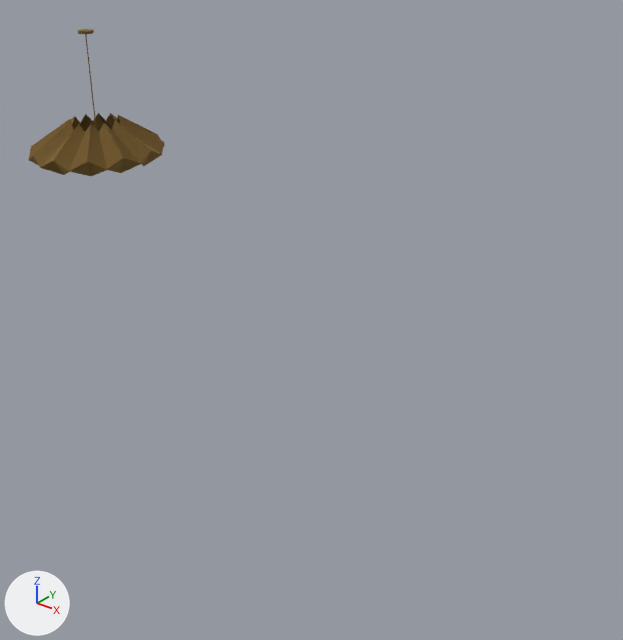
A saved change to the glTF model dataset/109a8e42-f7d7-4893-8262-f2030072b760_LivingRoom-38165/visible_furniture/Pendant_Lamp_28cfdbc7-09ba-5ffa-9356-08d0dca82a47.glb.
Rendered twice from a 50 mm lens placed at (1.44, -3.91, 3.64), pointed at (-1.72, 0.04, 1.19). Every picture has the same lights, and +X, +Y and +Z are marked at lower left. The first picture is the older version. Where no turn or scale is listed for an object, it has been applied to the vertices. Vertices at exactly the same position are counted once.

In view in the first picture: 'raw_model.obj'.
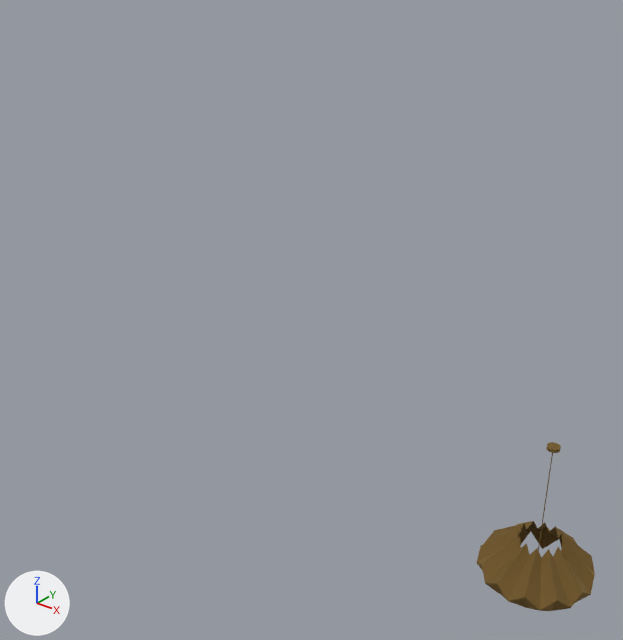
Patch to the scene script:
```diff
--- a/dataset/109a8e42-f7d7-4893-8262-f2030072b760_LivingRoom-38165/visible_furniture/Pendant_Lamp_28cfdbc7-09ba-5ffa-9356-08d0dca82a47.glb.py
+++ b/dataset/109a8e42-f7d7-4893-8262-f2030072b760_LivingRoom-38165/visible_furniture/Pendant_Lamp_28cfdbc7-09ba-5ffa-9356-08d0dca82a47.glb.py
@@ me_raw_model_obj @@
-me_raw_model_obj.from_pydata(...)  # 1611 vertices, 2970 faces; spans x -4.179..-3.238, y -0.494..0.52, z 1.87..2.833
+me_raw_model_obj.from_pydata(...)  # 1620 vertices, 2982 faces; spans x -0.34..0.34, y -0.34..0.34, z 0.0..0.964
+# me_raw_model_obj part 1: the loose piece of 40 vertices spanning x -3.706..-3.699, y 0.006..0.014, z 2.094..2.813 is scaled about its middle by (0.723, 0.671, 1), then moved by (3.707, -0.012, -1.87)
+# me_raw_model_obj part 2: the loose piece of 192 vertices spanning x -3.751..-3.65, y -0.043..0.066, z 2.813..2.833 is scaled about its middle by (0.723, 0.671, 1), then moved by (3.706, -0.012, -1.87)
+# me_raw_model_obj part 3: the loose piece of 8 vertices spanning x -3.578..-3.301, y 0.103..0.365, z 1.968..2.226 is scaled about its middle by (0.723, 0.671, 1), then moved by (3.634, -0.085, -1.87)
+# me_raw_model_obj part 4: the loose piece of 19 vertices spanning x -3.655..-3.378, y 0.138..0.49, z 1.906..2.226 is scaled about its middle by (0.723, 0.671, 1), then moved by (3.655, -0.112, -1.87)
+# me_raw_model_obj part 5: the loose piece of 28 vertices spanning x -4.147..-3.744, y 0.055..0.486, z 1.968..2.226 is scaled about its middle by (0.723, 0.671, 1), then moved by (3.774, -0.098, -1.87)
+# me_raw_model_obj part 6: the loose piece of 8 vertices spanning x -4.179..-3.865, y -0.129..0.013, z 1.968..2.226 is scaled about its middle by (0.723, 0.671, 1), then moved by (3.795, 0.011, -1.87)
+# me_raw_model_obj part 7: the loose piece of 12 vertices spanning x -4.143..-3.853, y -0.334..-0.041, z 1.906..2.226 is scaled about its middle by (0.723, 0.671, 1), then moved by (3.788, 0.053, -1.87)
+# me_raw_model_obj part 8: the loose piece of 6 vertices spanning x -3.943..-3.801, y 0.394..0.486, z 1.906..2.033 is scaled about its middle by (0.723, 0.671, 1), then moved by (3.754, -0.153, -1.87)
+# me_raw_model_obj part 9: the loose piece of 6 vertices spanning x -3.826..-3.708, y 0.394..0.52, z 1.906..2.033 is scaled about its middle by (0.723, 0.671, 1), then moved by (3.724, -0.159, -1.87)
+# me_raw_model_obj part 10: the loose piece of 16 vertices spanning x -4.03..-3.744, y -0.46..-0.123, z 1.906..2.226 is scaled about its middle by (0.723, 0.671, 1), then moved by (3.758, 0.087, -1.87)
+# me_raw_model_obj part 11: the loose piece of 6 vertices spanning x -3.943..-3.802, y -0.46..-0.375, z 1.906..2.033 is scaled about its middle by (0.723, 0.671, 1), then moved by (3.754, 0.129, -1.87)
+# me_raw_model_obj part 12: the loose piece of 11 vertices spanning x -3.61..-3.387, y -0.46..-0.28, z 1.906..2.033 is scaled about its middle by (0.723, 0.671, 1), then moved by (3.65, 0.113, -1.87)
+# me_raw_model_obj part 13: the loose piece of 8 vertices spanning x -3.655..-3.473, y -0.46..-0.158, z 1.968..2.226 is scaled about its middle by (0.723, 0.671, 1), then moved by (3.668, 0.093, -1.87)
+# me_raw_model_obj part 14: the loose piece of 8 vertices spanning x -3.534..-3.238, y 0.007..0.14, z 1.968..2.226 is scaled about its middle by (0.723, 0.671, 1), then moved by (3.619, -0.033, -1.87)
+# me_raw_model_obj part 15: the loose piece of 8 vertices spanning x -3.546..-3.269, y 0.055..0.266, z 1.968..2.226 is scaled about its middle by (0.723, 0.671, 1), then moved by (3.625, -0.061, -1.87)
+# me_raw_model_obj part 16: the loose piece of 18 vertices spanning x -3.611..-3.301, y -0.426..-0.088, z 1.906..2.226 is scaled about its middle by (0.723, 0.671, 1), then moved by (3.638, 0.076, -1.87)
+# me_raw_model_obj part 17: the loose piece of 8 vertices spanning x -3.546..-3.269, y -0.241..-0.041, z 1.968..2.226 is scaled about its middle by (0.723, 0.671, 1), then moved by (3.625, 0.038, -1.87)
+# me_raw_model_obj part 18: the loose piece of 12 vertices spanning x -3.534..-3.238, y -0.114..0.013, z 1.906..2.226 is scaled about its middle by (0.723, 0.671, 1), then moved by (3.619, 0.008, -1.87)
+# me_raw_model_obj part 19: 12 loose pieces with 438 vertices, spanning x -4.179..-3.238, y -0.494..0.52, z 1.87..2.226, are deleted
+# me_raw_model_obj part 20: 429 vertices added at x -0.34..0.088, y -0.34..0.34, z 0.0..0.357
+# other edits to the shape of me_raw_model_obj do not show in these pictures
 me_raw_model_obj.materials.append(mat_material_0)
```

Location of each change, (x1, y1, x2, y2) in pixels of the pictures (623 x 640 px; the box of a moved part takes in the faces that stretch with it):
'raw_model.obj', reshaped (13% narrower, 15% taller)
    before: (28, 29, 165, 176)
    after: (476, 442, 595, 611)
part 1 of me_raw_model_obj, moved or reshaped
    before: (85, 34, 97, 130)
    after: (538, 453, 553, 551)
part 2 of me_raw_model_obj, moved or reshaped
    before: (78, 29, 94, 34)
    after: (546, 442, 561, 453)
part 3 of me_raw_model_obj, moved or reshaped
    before: (120, 118, 164, 154)
    after: (562, 534, 595, 574)
part 4 of me_raw_model_obj, moved or reshaped
    before: (118, 115, 161, 140)
    after: (555, 527, 577, 544)
part 5 of me_raw_model_obj, moved or reshaped
    before: (80, 113, 115, 132)
    after: (517, 521, 546, 531)
part 6 of me_raw_model_obj, moved or reshaped (not visible afterwards)
    before: (72, 117, 80, 129)
part 7 of me_raw_model_obj, moved or reshaped
    before: (70, 116, 75, 124)
    after: (476, 529, 519, 571)
part 8 of me_raw_model_obj, moved or reshaped (not visible before)
    after: (531, 527, 546, 548)
part 9 of me_raw_model_obj, moved or reshaped (not visible before)
    after: (542, 528, 559, 549)
part 10 of me_raw_model_obj, moved or reshaped
    before: (29, 119, 70, 158)
    after: (482, 537, 525, 584)
part 11 of me_raw_model_obj, moved or reshaped
    before: (28, 155, 38, 165)
    after: (485, 583, 503, 596)
part 12 of me_raw_model_obj, moved or reshaped
    before: (55, 162, 91, 176)
    after: (525, 598, 556, 611)
part 13 of me_raw_model_obj, moved or reshaped
    before: (54, 124, 85, 170)
    after: (525, 549, 542, 610)
part 14 of me_raw_model_obj, moved or reshaped
    before: (112, 121, 151, 163)
    after: (561, 541, 594, 594)
part 15 of me_raw_model_obj, moved or reshaped (not visible afterwards)
    before: (137, 138, 162, 155)
part 16 of me_raw_model_obj, moved or reshaped
    before: (69, 124, 107, 176)
    after: (540, 549, 571, 611)
part 17 of me_raw_model_obj, moved or reshaped
    before: (99, 123, 123, 170)
    after: (553, 547, 582, 607)
part 18 of me_raw_model_obj, moved or reshaped
    before: (105, 124, 141, 173)
    after: (563, 556, 591, 602)
part 19 of me_raw_model_obj, deleted
    before: (33, 114, 161, 175)
part 20 of me_raw_model_obj, added (brown)
    after: (477, 524, 562, 607)
